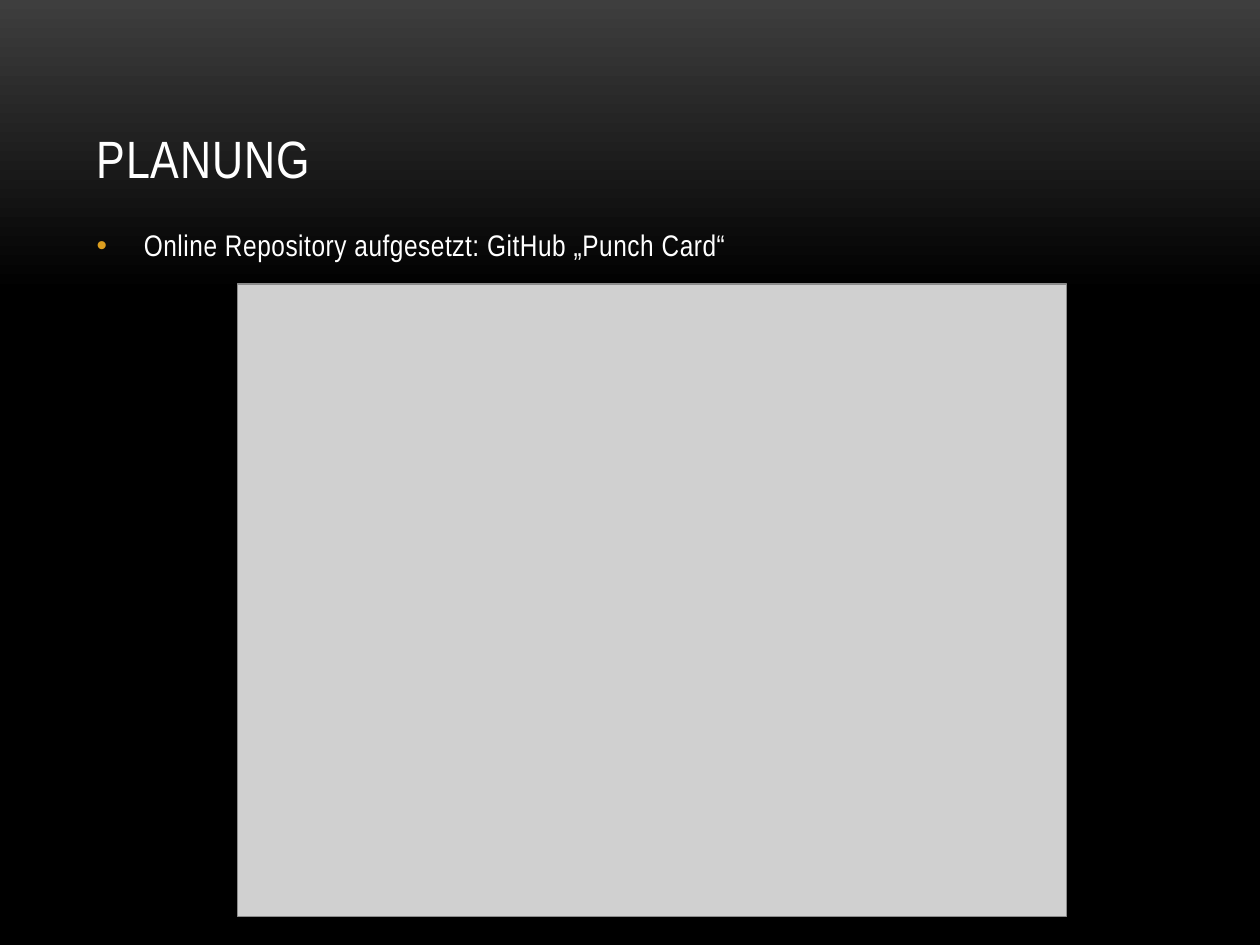
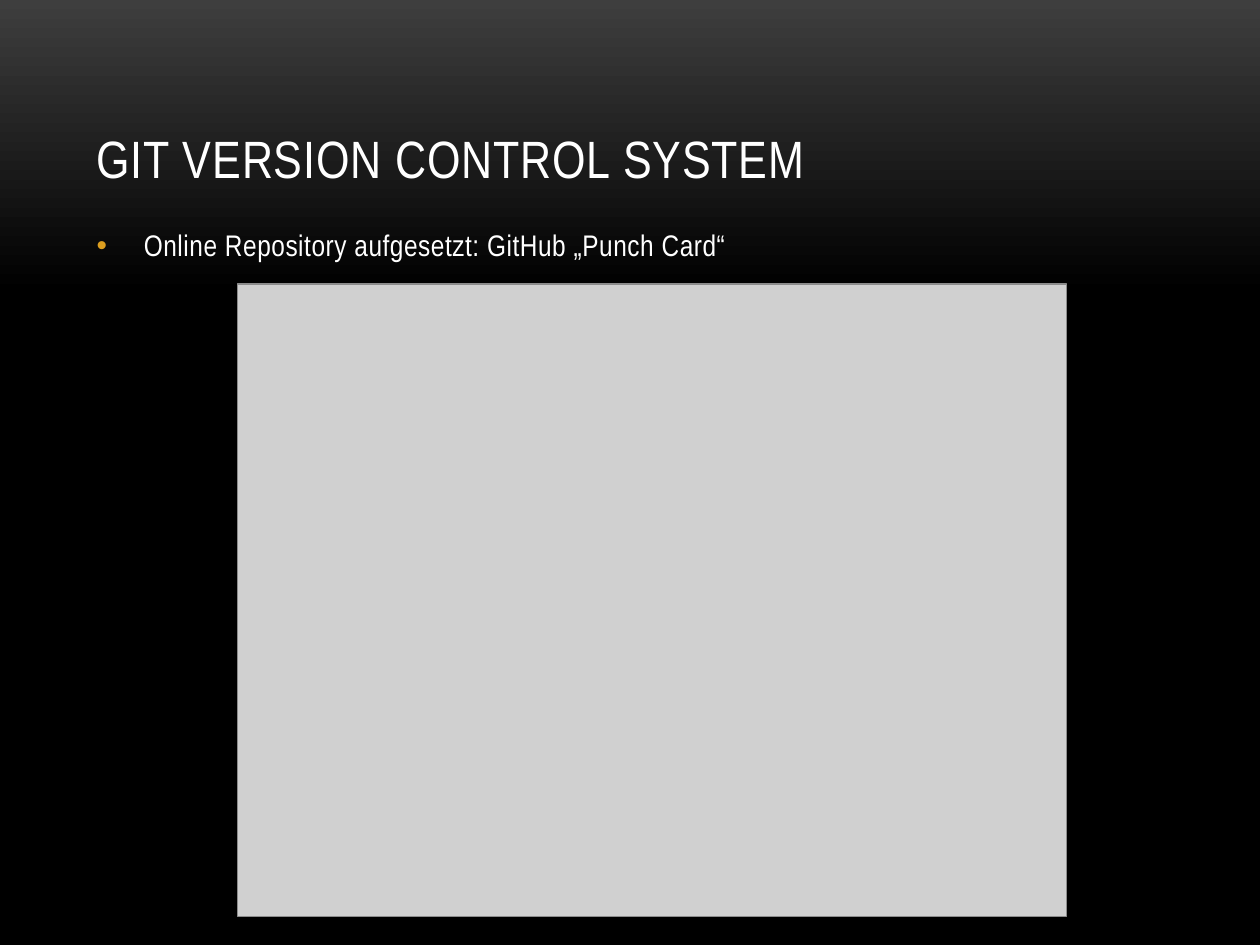
Before and after one commit to baertschi/Puzzle, a slide deck: slide 12 of Doku/Puzzle.pptx. Drawn at 1260x945 pixels with LibreOffice and Linux fonts; fonts in the diff are those of the drawing; grey boxes stand for pictures; background and template pictures are left out. Boxes give left, top, right and bottom in pixels: in the first picture for what was removed or moved away, otherwise in the second. Text is boxed around its words. In the diff, an @@ line names an element or a change of style, - is before the commit and + after.

```diff
--- a/Doku/Puzzle.pptx
+++ b/Doku/Puzzle.pptx
@@ title at bbox=[97, 141, 804, 179]: text changed @@
-PLANUNG
+GIT VERSION CONTROL SYSTEM
```
Also in this commit, not shown: 7 other slides changed, 11 slides added, 5 slides removed.
